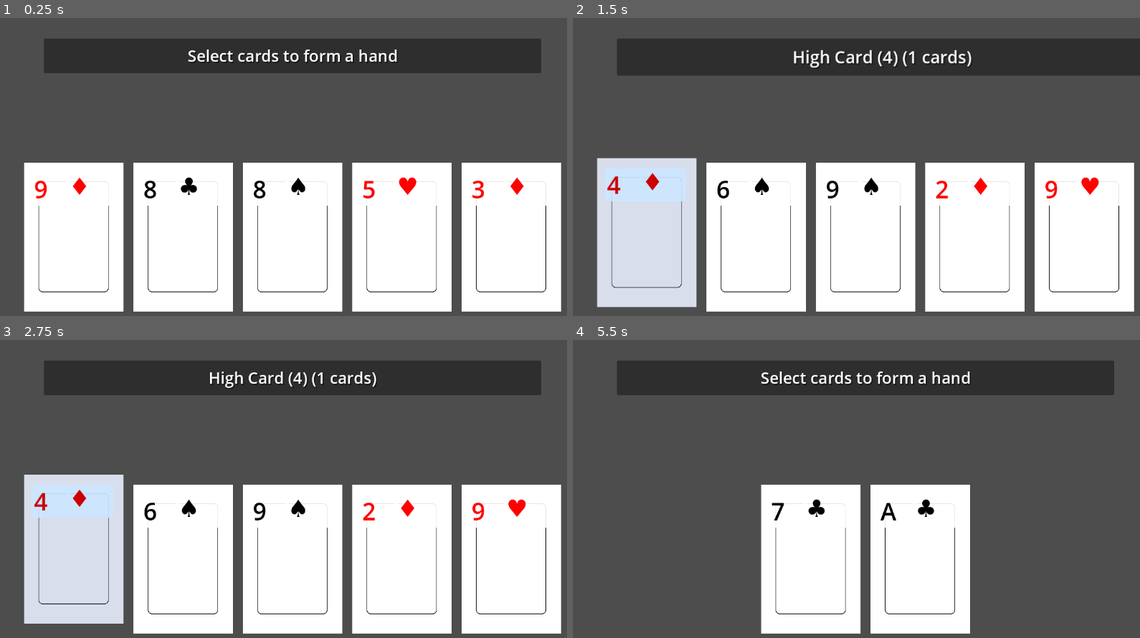
Above: before the commit, frames 1-4 (two rows, left to right).
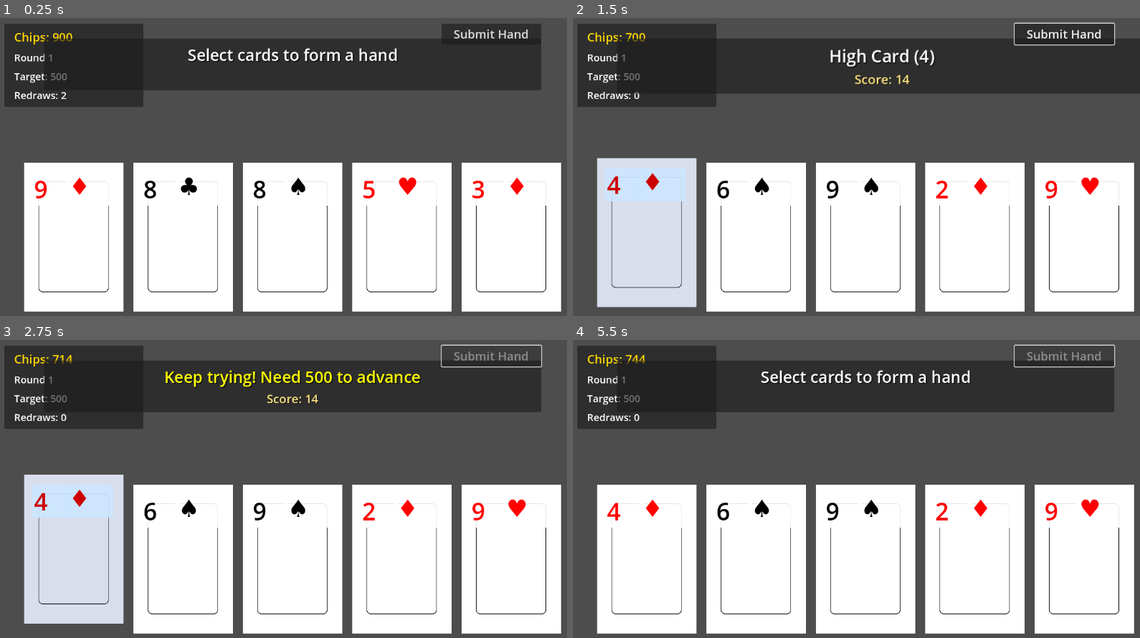
Above: after the commit, the same moments.

Repository: siwanetzu/cardgame
Game: Godot game, scene res://card_manager.tscn
Same seed, same stepped clock (60 frames per second), same inputs: the game is played once before the commit and once after it.
Inputs (mouse positions are in pixels of both pictures, inside the frame that each line leads up to):
- Up to frame 1 (0.25 s): no input
- Up to frame 2 (1.5 s): click (1066, 32) at 0.5 s, where only the run after the commit has a clickable "Submit Hand"; tap Enter (ui_accept) at 1.25 s; move the mouse to (646, 238) at 1.27 s; hold Enter (ui_accept) from 1.28 s (still down); click (646, 238) at 1.42 s
- Up to frame 3 (2.75 s): release Enter (ui_accept) at 2 s; click (493, 354) at 2 s, where only the run after the commit has a clickable "Submit Hand"
- Up to frame 4 (5.5 s): tap Enter (ui_accept) at 2.75, 2.85, 3.02, 3.32, 5, 5.1, 5.27 s; move the mouse to (754, 560) at 2.77 s; click (754, 560) at 2.92 s; hold Enter (ui_accept) 3.53-4.25 s; click (754, 560) at 3.67 s; click (1066, 354) at 4.25 s, where only the run after the commit has a clickable "Submit Hand"; move the mouse to (646, 560) at 5.02 s; click (646, 560) at 5.17 s

The runs differ from the first frame. In frame 1, 10% of the frame differs, in the area x 0-96%, y 1-30%; in frame 2, 11%; in frame 3, 10%; in frame 4, 41%, in the area x 0-99%, y 1-99%.

Commit message:
Game Loop

Diff:
--- a/card_manager.gd
+++ b/card_manager.gd
@@ -2,13 +2,21 @@
 
 @onready var deck = $Deck  # Reference to deck system
 @onready var card_container = $CardContainer  # Where drawn cards are displayed
-@onready var hand_label = $HandDisplay/MarginContainer/HandLabel
+@onready var hand_label = $HandDisplay/MarginContainer/VBoxContainer/HandLabel
+@onready var score_label = $HandDisplay/MarginContainer/VBoxContainer/ScoreLabel
 @onready var hand_display = $HandDisplay
+@onready var submit_button = $SubmitButton
+@onready var chips_label = $GameInfo/MarginContainer/VBoxContainer/ChipsLabel
+@onready var round_label = $GameInfo/MarginContainer/VBoxContainer/RoundLabel
+@onready var target_label = $GameInfo/MarginContainer/VBoxContainer/TargetLabel
+@onready var redraws_label = $GameInfo/MarginContainer/VBoxContainer/RedrawsLabel
 
 @export var card_scene: PackedScene  # Assign Card.tscn in the Inspector
 
 var selected_cards = []
 var hand_evaluator = HandEvaluator.new()
+var current_score = 0
+var game_manager = GameManager.new()
 
 # Colors for different hand ranks
 const HAND_COLORS = {
@@ -25,15 +33,33 @@
 }
 
 func _ready():
+	add_child(game_manager)
+
+	# Connect signals
+	game_manager.chips_updated.connect(_on_chips_updated)
+	game_manager.round_updated.connect(_on_round_updated)
+	game_manager.redraws_updated.connect(_on_redraws_updated)
+	game_manager.round_completed.connect(_on_round_completed)
+	submit_button.pressed.connect(_on_submit_pressed)
+
 	draw_hand(5)  # Draw 5 cards when the game starts
 	update_hand_display("Select cards to form a hand", Color(1, 1, 1, 1))
+	update_score_display(0)
 
 func draw_hand(count):
+	if not game_manager.redraw_hand():
+		# Can't redraw - either out of redraws or chips
+		if game_manager.game_over():
+			show_game_over()
+		return
+
 	# Clear any existing cards
 	for child in card_container.get_children():
 		child.queue_free()
 	selected_cards.clear()
+	current_score = 0
 	update_hand_display("Select cards to form a hand", Color(1, 1, 1, 1))
+	update_score_display(0)
 
 	# Draw new cards
 	for i in range(count):
@@ -56,8 +82,11 @@
 
 	if selected_cards.size() > 0:
 		evaluate_hand()
+		submit_button.disabled = false
 	else:
 		update_hand_display("Select cards to form a hand", Color(1, 1, 1, 1))
+		update_score_display(0)
+		submit_button.disabled = true
 
 func get_selected_cards_string() -> String:
 	var cards = []
@@ -92,22 +121,63 @@
 		HandEvaluator.HandRank.HIGH_CARD:
 			message += " (" + result.high_card + ")"
 
-	# Add number of cards used
-	message += " (%d cards)" % selected_cards.size()
+	# Calculate base score
+	current_score = hand_evaluator.calculate_score(result)
+
+	# Apply Joker modifiers (to be implemented)
+	current_score = apply_joker_modifiers(current_score, result)
 
 	# Update the display with the result
 	update_hand_display(message, HAND_COLORS[result.rank])
+	update_score_display(current_score)
 
 	# Animate the display
 	var tween = create_tween()
 	tween.tween_property(hand_display, "scale", Vector2(1.1, 1.1), 0.1)
 	tween.tween_property(hand_display, "scale", Vector2(1.0, 1.0), 0.1)
 
+func apply_joker_modifiers(base_score: int, hand_result: Dictionary) -> int:
+	var final_score = base_score
+	# TODO: Apply modifiers from active_jokers
+	# This will be implemented when we add Jokers
+	return final_score
+
 func update_hand_display(text: String, color: Color):
 	hand_label.text = text
 	hand_label.add_theme_color_override("font_color", color)
 
-# Add a button to redraw the hand
+func update_score_display(score: int):
+	if score == 0:
+		score_label.text = ""
+	else:
+		score_label.text = "Score: %d" % score
+		# TODO: Add display for active Joker modifiers
+
+func _on_chips_updated(amount: int):
+	chips_label.text = "Chips: %d" % amount
+
+func _on_round_updated(round_num: int, target: int):
+	round_label.text = "Round %d" % round_num
+	target_label.text = "Target: %d" % target
+
+func _on_redraws_updated(remaining: int):
+	redraws_label.text = "Redraws: %d" % remaining
+
+func _on_round_completed(success: bool, score: int):
+	if success:
+		update_hand_display("Round Complete! +" + str(score) + " chips", Color(0, 1, 0, 1))
+	else:
+		update_hand_display("Keep trying! Need " + str(game_manager.round_target) + " to advance", Color(1, 1, 0, 1))
+
+func _on_submit_pressed():
+	game_manager.submit_hand(current_score)
+	submit_button.disabled = true
+
+func show_game_over():
+	update_hand_display("Game Over! Final Score: " + str(game_manager.current_chips), Color(1, 0, 0, 1))
+	submit_button.disabled = true
+
+# Space bar now only works if we can redraw
 func _input(event):
-	if event.is_action_pressed("ui_accept"):  # Space bar
-		draw_hand(5)  # Redraw 5 cards
+	if event.is_action_pressed("ui_accept"):
+		draw_hand(5)
--- a/card_manager.tscn
+++ b/card_manager.tscn
@@ -9,6 +9,44 @@
 card_scene = ExtResource("2_7w3n1")
 
 [node name="Deck" parent="." instance=ExtResource("2_oht2j")]
+
+[node name="GameInfo" type="PanelContainer" parent="."]
+offset_left = 20.0
+offset_top = 20.0
+offset_right = 300.0
+offset_bottom = 160.0
+
+[node name="MarginContainer" type="MarginContainer" parent="GameInfo"]
+layout_mode = 2
+theme_override_constants/margin_left = 20
+theme_override_constants/margin_top = 10
+theme_override_constants/margin_right = 20
+theme_override_constants/margin_bottom = 10
+
+[node name="VBoxContainer" type="VBoxContainer" parent="GameInfo/MarginContainer"]
+layout_mode = 2
+theme_override_constants/separation = 10
+
+[node name="ChipsLabel" type="Label" parent="GameInfo/MarginContainer/VBoxContainer"]
+layout_mode = 2
+theme_override_colors/font_color = Color(1, 0.85, 0, 1)
+theme_override_font_sizes/font_size = 24
+text = "Chips: 1000"
+
+[node name="RoundLabel" type="Label" parent="GameInfo/MarginContainer/VBoxContainer"]
+layout_mode = 2
+theme_override_font_sizes/font_size = 20
+text = "Round 1"
+
+[node name="TargetLabel" type="Label" parent="GameInfo/MarginContainer/VBoxContainer"]
+layout_mode = 2
+theme_override_font_sizes/font_size = 20
+text = "Target: 500"
+
+[node name="RedrawsLabel" type="Label" parent="GameInfo/MarginContainer/VBoxContainer"]
+layout_mode = 2
+theme_override_font_sizes/font_size = 20
+text = "Redraws: 3"
 
 [node name="CardContainer" type="HBoxContainer" parent="."]
 anchors_preset = 8
@@ -42,13 +80,36 @@
 theme_override_constants/margin_right = 20
 theme_override_constants/margin_bottom = 10
 
-[node name="HandLabel" type="Label" parent="HandDisplay/MarginContainer"]
+[node name="VBoxContainer" type="VBoxContainer" parent="HandDisplay/MarginContainer"]
+layout_mode = 2
+theme_override_constants/separation = 5
+alignment = 1
+
+[node name="HandLabel" type="Label" parent="HandDisplay/MarginContainer/VBoxContainer"]
 layout_mode = 2
 theme_override_colors/font_color = Color(1, 1, 1, 1)
 theme_override_colors/font_shadow_color = Color(0, 0, 0, 0.5)
 theme_override_constants/shadow_offset_x = 2
 theme_override_constants/shadow_offset_y = 2
 theme_override_font_sizes/font_size = 32
-text = "Select 5 cards to evaluate hand"
+text = "Select cards to form a hand"
 horizontal_alignment = 1
 vertical_alignment = 1
+
+[node name="ScoreLabel" type="Label" parent="HandDisplay/MarginContainer/VBoxContainer"]
+layout_mode = 2
+theme_override_colors/font_color = Color(1, 0.9, 0.5, 1)
+theme_override_colors/font_shadow_color = Color(0, 0, 0, 0.5)
+theme_override_constants/shadow_offset_x = 1
+theme_override_constants/shadow_offset_y = 1
+theme_override_font_sizes/font_size = 24
+horizontal_alignment = 1
+vertical_alignment = 1
+
+[node name="SubmitButton" type="Button" parent="."]
+offset_left = 900.0
+offset_top = 20.0
+offset_right = 1100.0
+offset_bottom = 60.0
+theme_override_font_sizes/font_size = 24
+text = "Submit Hand"
--- /dev/null
+++ b/game_manager.gd
@@ -0,0 +1,60 @@
+extends Node
+
+class_name GameManager
+
+signal chips_updated(new_amount: int)
+signal round_updated(round_num: int, target: int)
+signal redraws_updated(remaining: int)
+signal round_completed(success: bool, score: int)
+
+var current_chips: int = 1000  # Starting chips
+var current_round: int = 1
+var redraws_remaining: int = 3  # Redraws per round
+var round_target: int = 500    # Initial target score
+
+# Round target increases with each round
+const TARGET_INCREASE_FACTOR = 1.5
+# Cost in chips to redraw
+const REDRAW_COST = 100
+
+func _ready():
+	emit_signal("chips_updated", current_chips)
+	emit_signal("round_updated", current_round, round_target)
+	emit_signal("redraws_updated", redraws_remaining)
+
+func start_new_round():
+	current_round += 1
+	redraws_remaining = 3
+	# Increase target score for next round
+	round_target = int(round_target * TARGET_INCREASE_FACTOR)
+
+	emit_signal("round_updated", current_round, round_target)
+	emit_signal("redraws_updated", redraws_remaining)
+
+func can_redraw() -> bool:
+	return redraws_remaining > 0 and current_chips >= REDRAW_COST
+
+func redraw_hand():
+	if can_redraw():
+		redraws_remaining -= 1
+		current_chips -= REDRAW_COST
+		emit_signal("redraws_updated", redraws_remaining)
+		emit_signal("chips_updated", current_chips)
+		return true
+	return false
+
+func submit_hand(score: int):
+	# Convert score to chips (1:1 for now, can be adjusted)
+	var chips_earned = score
+	current_chips += chips_earned
+
+	var round_success = score >= round_target
+	emit_signal("round_completed", round_success, score)
+	emit_signal("chips_updated", current_chips)
+
+	if round_success:
+		start_new_round()
+
+func game_over() -> bool:
+	# Game is over if we can't afford to redraw and have no redraws left
+	return current_chips < REDRAW_COST and redraws_remaining == 0
--- a/hand_evaluator.gd
+++ b/hand_evaluator.gd
@@ -15,11 +15,55 @@
 	ROYAL_FLUSH = 9
 }
 
-# Convert card ranks to numeric values for comparison
+# Base scores for each hand type
+const BASE_SCORES = {
+	HandRank.HIGH_CARD: 10,
+	HandRank.PAIR: 50,
+	HandRank.TWO_PAIR: 100,
+	HandRank.THREE_OF_A_KIND: 200,
+	HandRank.STRAIGHT: 300,
+	HandRank.FLUSH: 400,
+	HandRank.FULL_HOUSE: 500,
+	HandRank.FOUR_OF_A_KIND: 800,
+	HandRank.STRAIGHT_FLUSH: 1200,
+	HandRank.ROYAL_FLUSH: 2000
+}
+
+# Rank values for scoring
 var rank_values = {
 	"2": 2, "3": 3, "4": 4, "5": 5, "6": 6, "7": 7, "8": 8, "9": 9, "10": 10,
 	"J": 11, "Q": 12, "K": 13, "A": 14
 }
+
+# Calculate the score for a hand result
+func calculate_score(result: Dictionary) -> int:
+	var base_score = BASE_SCORES[result.rank]
+
+	# Calculate rank bonus based on the cards
+	var rank_bonus = 0
+	match result.rank:
+		HandRank.HIGH_CARD:
+			rank_bonus = rank_values[result.high_card]
+		HandRank.PAIR:
+			rank_bonus = rank_values[result.value] * 5
+		HandRank.TWO_PAIR:
+			rank_bonus = (rank_values[result.high_pair] + rank_values[result.low_pair]) * 5
+		HandRank.THREE_OF_A_KIND:
+			rank_bonus = rank_values[result.value] * 10
+		HandRank.STRAIGHT:
+			rank_bonus = rank_values[result.high_card] * 8
+		HandRank.FLUSH:
+			rank_bonus = 50
+		HandRank.FULL_HOUSE:
+			rank_bonus = rank_values[result.three_rank] * 10 + rank_values[result.pair_rank] * 5
+		HandRank.FOUR_OF_A_KIND:
+			rank_bonus = rank_values[result.value] * 20
+		HandRank.STRAIGHT_FLUSH:
+			rank_bonus = rank_values[result.high_card] * 15
+		HandRank.ROYAL_FLUSH:
+			rank_bonus = 200
+
+	return base_score + rank_bonus
 
 # Evaluate a hand of cards and return the best poker hand
 func evaluate_hand(cards: Array) -> Dictionary:
Not shown, changed: README.md
